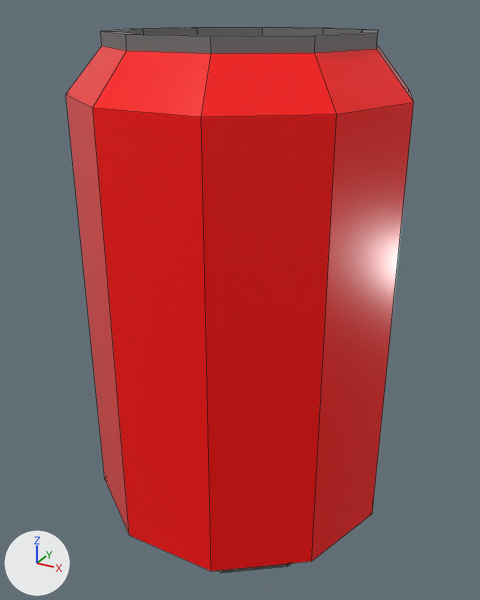
A saved change to the FBX model Assets/StaticMeshes/Objects/SM_Can_Red.fbx.
Rendered twice from a camera (50 mm lens) standing at (0.0495, -0.088, 0.0875) and looking at (-0.0004, 0.0027, 0.0422). Arrows for +X, +Y and +Z are at lower left; the lights stay in place. Mesh edges are drawn as thin lines. Where no turn or scale is listed for an object, it has been applied to the vertices. Vertices at the same position are counted once.
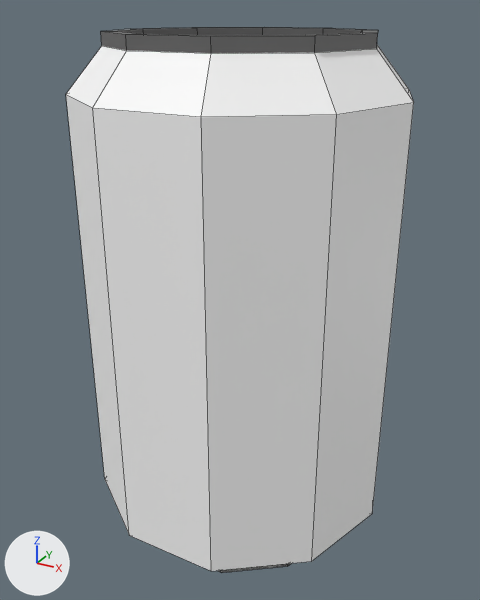
The newer file is also turned or shifted as a whole; pictures and numbers use the older file's frame.

Edits to the scene script, one JSON object a line:
```json
{"op": "add", "block": "mat_phonge4_001", "code": ["mat_phonge4_001 = principled_material('phongE4.001')", "mat_phonge4_001.base_color = (0.212, 0.212, 0.212)  # grey #7f7f7f", "mat_phonge4_001.metallic = 0.5", "mat_phonge4_001.roughness = 0.553"]}
{"op": "add", "block": "mat_standardsurface4_001", "code": ["mat_standardsurface4_001 = principled_material('standardSurface4.001')", "mat_standardsurface4_001.base_color = (1.0, 1.0, 1.0)  # white #ffffff", "mat_standardsurface4_001.roughness = 0.553"]}
{"op": "add", "block": "mat_phonge2_002", "code": ["mat_phonge2_002 = principled_material('phongE2.002')", "mat_phonge2_002.base_color = (0.186, 0.186, 0.186)  # grey #777777", "mat_phonge2_002.metallic = 0.5", "mat_phonge2_002.roughness = 0.553"]}
{"op": "add", "block": "mat_standardsurface1_016", "code": ["mat_standardsurface1_016 = principled_material('standardSurface1.016')", "mat_standardsurface1_016.base_color = (1.0, 1.0, 1.0)  # white #ffffff", "mat_standardsurface1_016.roughness = 0.553"]}
{"op": "add", "block": "mat_phonge3_001", "code": ["mat_phonge3_001 = principled_material('phongE3.001')", "mat_phonge3_001.base_color = (0.192, 0.192, 0.192)  # grey #797979", "mat_phonge3_001.metallic = 0.5", "mat_phonge3_001.roughness = 0.553"]}
{"block": "me_mesh", "where": "# used by ob_pcylinder1; location = (0.0445, -0.0404, 0.0416)"}
{"op": "remove", "block": "me_mesh", "code": "me_mesh.from_pydata(...)  # 130 vertices, 120 faces; spans x -0.0703..-0.0188, y 0.0188..0.0678, z -0.0422..0.0429"}
{"op": "remove", "block": "me_mesh", "code": "me_mesh.materials.append(mat_phonge2)  # grey #777777"}
{"op": "remove", "block": "me_mesh", "code": "me_mesh.materials.append(mat_phonge4)  # grey #7f7f7f"}
{"op": "add", "block": "me_mesh", "code": "me_mesh.from_pydata(...)  # 171 vertices, 160 faces; spans x -0.0703..-0.0188, y 0.0188..0.0678, z -0.0422..0.0429"}
{"block": "me_mesh", "change": "me_mesh part 1: 30 faces spanning x -0.0703..-0.0188, y 0.0188..0.0678, z -0.0398..0.041 switch from mat_standardsurface4 (red #ff0000) to mat_standardsurface4_001 (white #ffffff)"}
{"block": "me_mesh", "change": "me_mesh part 2: 10 faces spanning x -0.063..-0.026, y 0.0257..0.0609, z -0.0422..-0.0416 switch from mat_standardsurface1 (grey #aaaaaa) to mat_standardsurface1_016 (white #ffffff)"}
{"op": "add", "block": "me_mesh", "code": "me_mesh.materials.append(mat_phonge2_002)  # grey #777777"}
{"op": "add", "block": "me_mesh", "code": "me_mesh.materials.append(mat_phonge4_001)  # grey #7f7f7f"}
{"op": "add", "block": "me_mesh", "code": "me_mesh.materials.append(mat_phonge3_001)  # grey #797979"}
```

Where the change shows, as pixel boxes (x1, y1, x2, y2) in the pictures (480 x 600 px):
```json
{"part": 1, "of": "me_mesh", "change": "recoloured", "before": [66, 45, 414, 571], "after": [66, 45, 414, 571], "on screen": "red to grey"}
{"part": 2, "of": "me_mesh", "change": "recoloured", "before": [219, 563, 292, 573], "after": [219, 563, 292, 573]}
```
